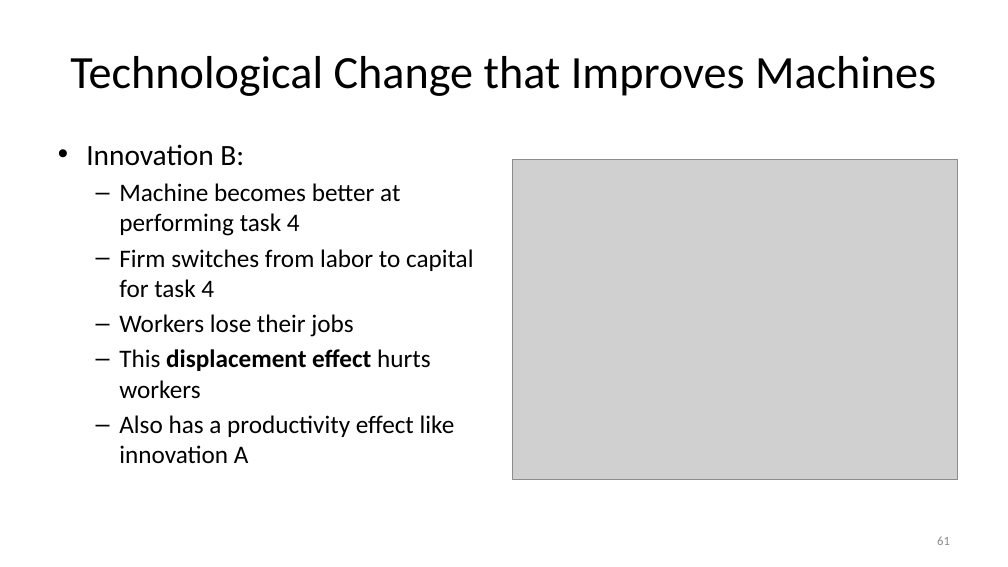
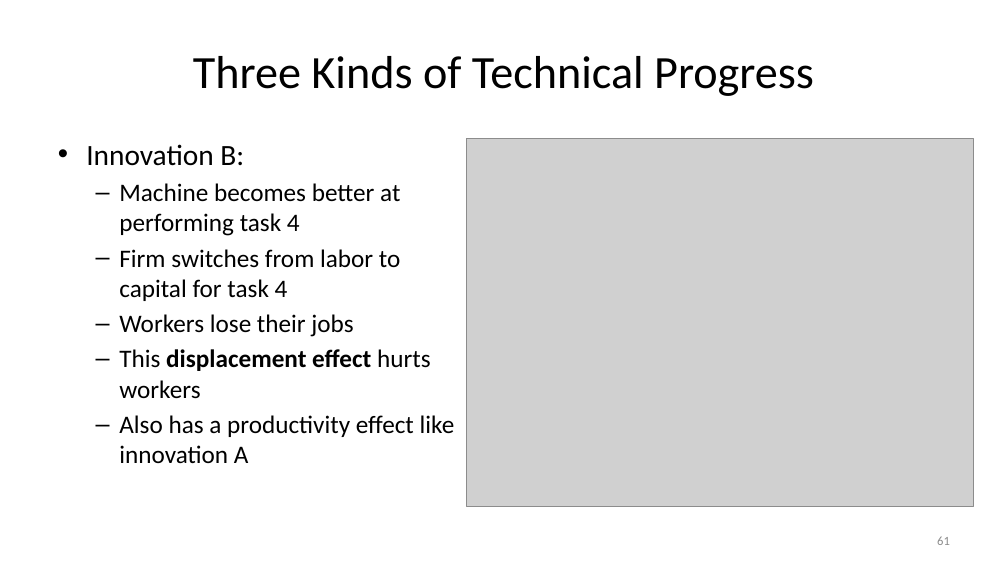
Before and after one commit to jonsteinsson/jonsteinsson.github.io, a slide deck: slide 61 of static/teaching/ProductionSlides.pptx. Drawn at 1008x567 pixels with LibreOffice and Linux fonts; fonts in the diff are those of the drawing; grey boxes stand for pictures. Boxes give left, top, right and bottom in pixels: in the first picture for what was removed or moved away, otherwise in the second. Text is boxed around its words. In the diff, an @@ line names an element or a change of style, - is before the commit and + after.

```diff
--- a/static/teaching/ProductionSlides.pptx
+++ b/static/teaching/ProductionSlides.pptx
@@ title at (193, 56, 814, 96): text changed @@
-Technological Change that Improves Machines
+Three Kinds of Technical Progress
@@ text "Innovation B:" rewrapped from (86, 144, 474, 463) to (86, 144, 455, 463) @@
@@ picture: place and size @@
-picture at (513, 160, 958, 480)
+picture at (467, 138, 974, 507)
```
Also in this commit, not shown: 4 other slides changed, 9 slides added, 2 slides removed, 1 other file.
